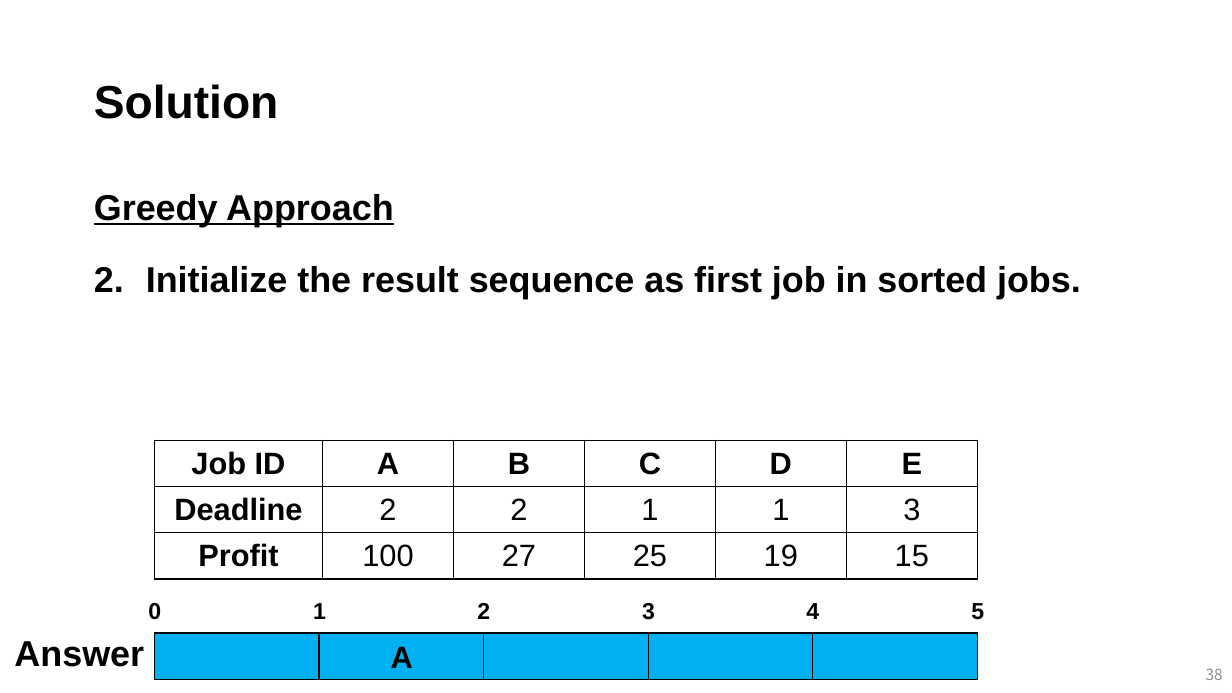
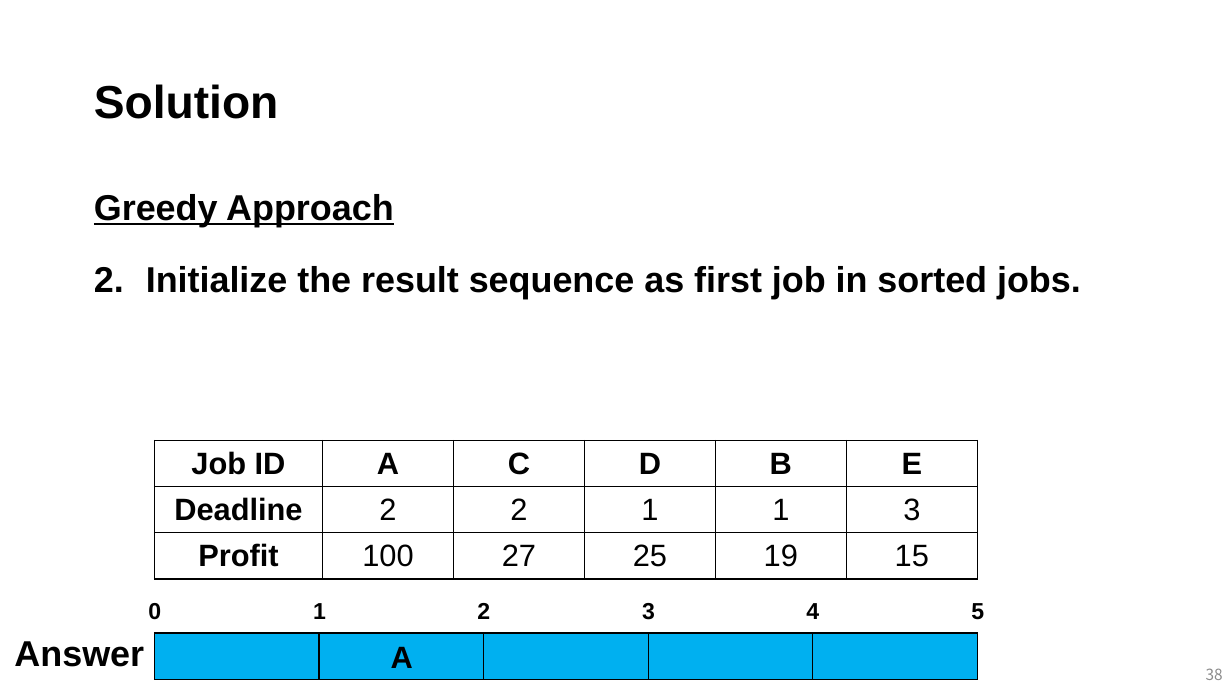
Before and after one commit to mlailab-skku/mlailab-skku.github.io, a slide deck: slide 38 of files/greedy_algorithm.pptm. Drawn at 1232x693 pixels with LibreOffice and Linux fonts; fonts in the diff are those of the drawing. Boxes give left, top, right and bottom in pixels: in the first picture for what was removed or moved away, otherwise in the second. Text is boxed around its words. In the diff, an @@ line names an element or a change of style, - is before the commit and + after.

```diff
--- a/files/greedy_algorithm.pptm
+++ b/files/greedy_algorithm.pptm
@@ table at [154,441,979,579] @@
-row 1: Job ID | A | B | C | D | E
+row 1: Job ID | A | C | D | B | E
```
Also in this commit, not shown: 2 other slides changed, 4 other files.
